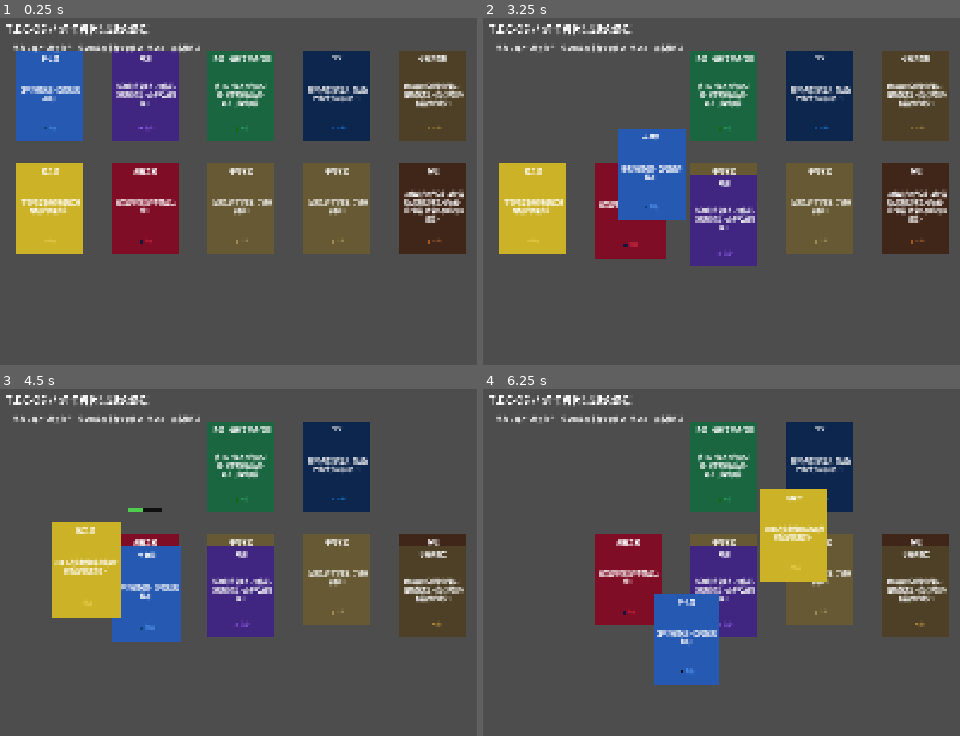
Above: before the commit, frames 1-4 (two rows, left to right).
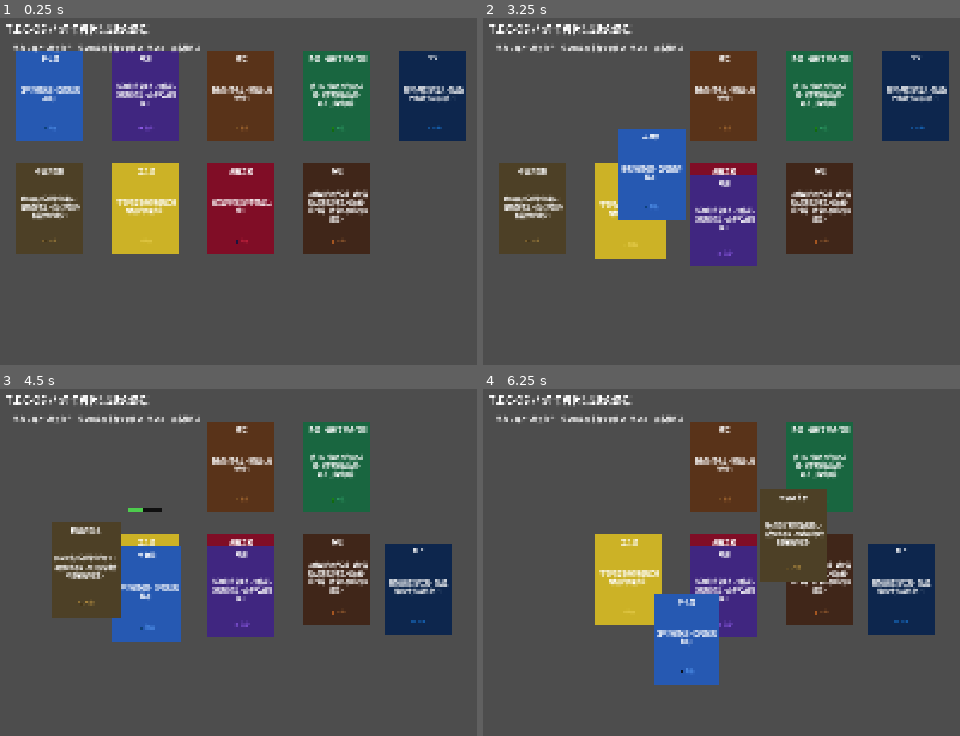
Above: after the commit, the same moments.

Repository: ChrisUtada/tec3g
Game: Godot game, scene res://main.tscn
The game is run twice, just before and just after one commit, with the same random seed, the same clock (stepped at 60 frames per second) and the same inputs.
Inputs (mouse positions are in pixels of both pictures, inside the frame that each line leads up to):
- Up to frame 1 (0.25 s): no input
- Up to frame 2 (3.25 s): tap Enter at 0.5 s; drag from (530, 97) to (936, 142) at 0.52 s; drag from (630, 97) to (816, 330) at 1.27 s; move the mouse to (726, 97) at 2.02 s; click (726, 97) at 2.17 s; tap Space at 2.75 s; drag from (821, 97) to (616, 174) at 2.77 s
- Up to frame 3 (4.5 s): drag from (434, 468) to (414, 614) at 3.52 s; drag from (47, 579) to (252, 500) at 4.27 s
- Up to frame 4 (6.25 s): move the mouse to (726, 479) at 5.02 s; click (726, 479) at 5.17 s; tap Enter at 5.75 s; drag from (630, 579) to (697, 635) at 5.77 s

The runs differ from the first frame. In frame 1, 29% of the frame differs, in the area x 3-98%, y 9-69%; in frame 2, 25%; in frame 3, 21%; in frame 4, 22%.

Commit message:
feat: LOGIC_capture card, 捕获+朱穗→手写笔记

Diff:
--- a/autoload/recipe_registry.gd
+++ b/autoload/recipe_registry.gd
@@ -8,6 +8,9 @@
 		_recipe([preload("res://resources/cards/LOGIC_observe.tres")] as Array[CardData], preload("res://resources/cards/ITEM_coin.tres"), 1, 3, 0.4, 0, "因果律之币"),
 		_recipe([preload("res://resources/cards/ITEM_coin.tres")] as Array[CardData], preload("res://resources/cards/ITEM_plant.tres"), 1, 1, 1.0, 1, "种出植物"),
 		_recipe([preload("res://resources/cards/ITEM_peek_truth.tres")] as Array[CardData], preload("res://resources/cards/ITEM_corrupted_sample.tres"), 1, 1, 1.0, 1, "腐化"),
+	])
+	_register("LOGIC_capture", [
+		_recipe([preload("res://resources/cards/CHAR_zhu_sui.tres")] as Array[CardData], preload("res://resources/cards/ITEM_handwritten_note.tres"), 1, 1, 1.0, 1, "捕获→手写笔记"),
 	])
 
 func get_recipes(card_id: String) -> Array:
--- a/main.gd
+++ b/main.gd
@@ -5,24 +5,23 @@
 
 	var sdt = preload("res://resources/cards/ITEM_sdt.tres")
 	var observe = preload("res://resources/cards/LOGIC_observe.tres")
+	var capture = preload("res://resources/cards/LOGIC_capture.tres")
 	var coin = preload("res://resources/cards/ITEM_coin.tres")
 	var peek = preload("res://resources/cards/ITEM_peek_truth.tres")
 	var plant_hunter = preload("res://resources/cards/SCENE_plant_hunter.tres")
-	var note = preload("res://resources/cards/ITEM_handwritten_note.tres")
 	var tec = preload("res://resources/cards/CHAR_tec.tres")
 	var junior = preload("res://resources/cards/CHAR_junior_investigator.tres")
 	var zhusui = preload("res://resources/cards/CHAR_zhu_sui.tres")
 
 	CardManager.spawn_card(sdt, Vector2(100, 80))
 	CardManager.spawn_card(observe, Vector2(330, 80))
-	CardManager.spawn_card(plant_hunter, Vector2(560, 80))
-	CardManager.spawn_card(tec, Vector2(790, 80))
-	CardManager.spawn_card(junior, Vector2(1020, 80))
-	CardManager.spawn_card(coin, Vector2(100, 350))
-	CardManager.spawn_card(peek, Vector2(330, 350))
-	CardManager.spawn_card(note, Vector2(560, 350))
-	CardManager.spawn_card(note, Vector2(790, 350))
-	CardManager.spawn_card(zhusui, Vector2(1020, 350))
+	CardManager.spawn_card(capture, Vector2(560, 80))
+	CardManager.spawn_card(plant_hunter, Vector2(790, 80))
+	CardManager.spawn_card(tec, Vector2(1020, 80))
+	CardManager.spawn_card(junior, Vector2(100, 350))
+	CardManager.spawn_card(coin, Vector2(330, 350))
+	CardManager.spawn_card(peek, Vector2(560, 350))
+	CardManager.spawn_card(zhusui, Vector2(790, 350))
 
 	EventBus.card_stacked.connect(_on_card_stacked)
 	EventBus.card_broken.connect(_on_card_broken)
--- a/resources/cards/ITEM_shadow.tres
+++ b/resources/cards/ITEM_shadow.tres
@@ -11,4 +11,4 @@
 bg_color = Color(0.05, 0.05, 0.1, 1)
 border_color = Color(0.3, 0.2, 0.5, 1)
 icon = "👤"
-corruption_time = 5
+corruption_time = 10
--- /dev/null
+++ b/resources/cards/LOGIC_capture.tres
@@ -0,0 +1,14 @@
+[gd_resource type="Resource" script_class="CardData" format=3]
+
+[ext_resource type="Script" uid="uid://0fwt5ohrn74" path="res://scripts/card_data.gd" id="1"]
+
+[resource]
+script = ExtResource("1")
+card_id = "LOGIC_capture"
+card_name = "捕获"
+description = "叠放在人物卡上，获取该人物的线索。"
+card_type = 3
+tags = Array[String](["logic", "capture"])
+bg_color = Color(0.35, 0.2, 0.1, 1)
+border_color = Color(0.7, 0.45, 0.2, 1)
+icon = "🔍"
